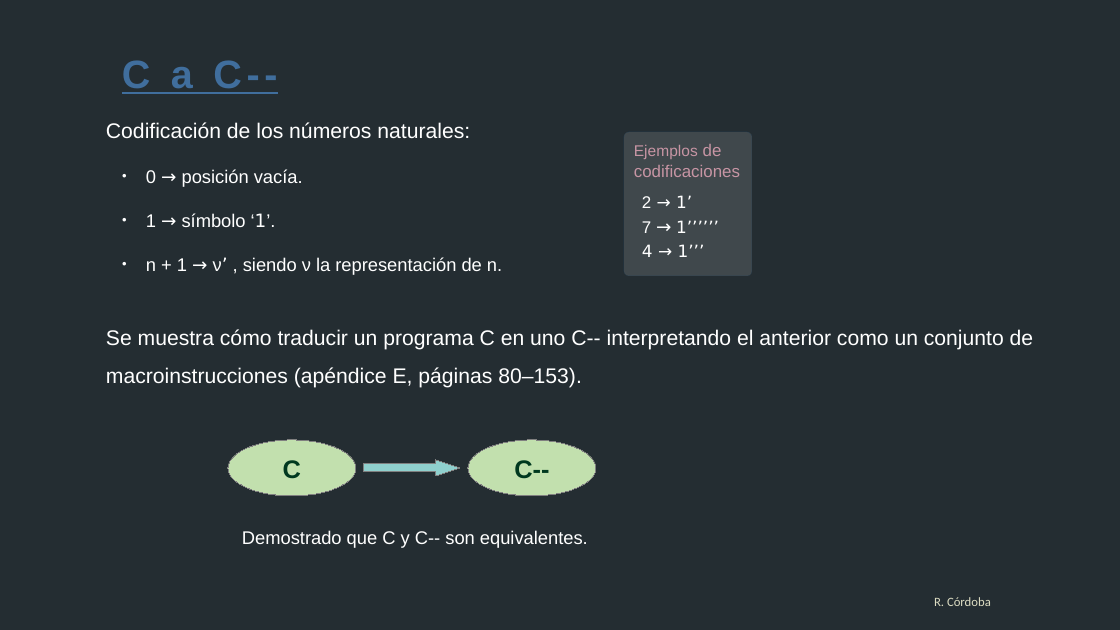
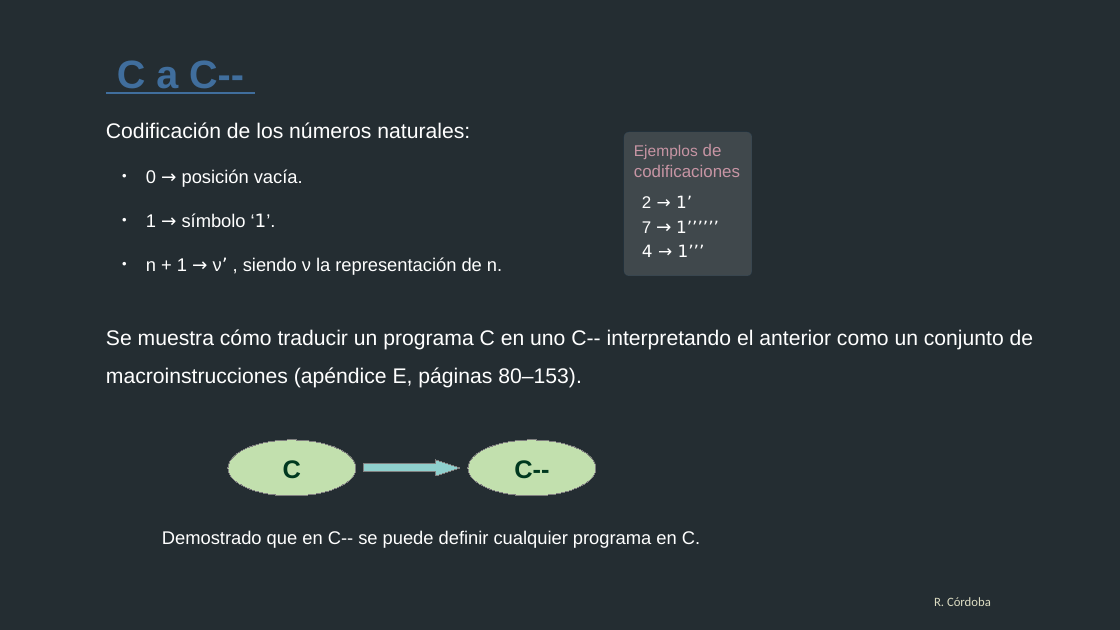
Before and after one commit to rjcordoba/yamm, a slide deck: slide 6 of presentación.odp. Drawn at 1120x630 pixels with LibreOffice and Linux fonts; fonts in the diff are those of the drawing; background and template pictures are left out. Boxes give left, top, right and bottom in pixels: in the first picture for what was removed or moved away, otherwise in the second. Text is boxed around its words. In the diff, an @@ line names an element or a change of style, - is before the commit and + after.

```diff
--- a/presentación.odp
+++ b/presentación.odp
@@ text "C a C--" at (117,60,244,94): letter spacing 3.4 to 0 pt @@
@@ text at (162,530,700,548): text changed @@
-Demostrado que C y C-- son equivalentes.
+Demostrado que en C-- se puede definir cualquier programa en C.
```
Also in this commit, not shown: 1 other slide changed, 4 slides added.
